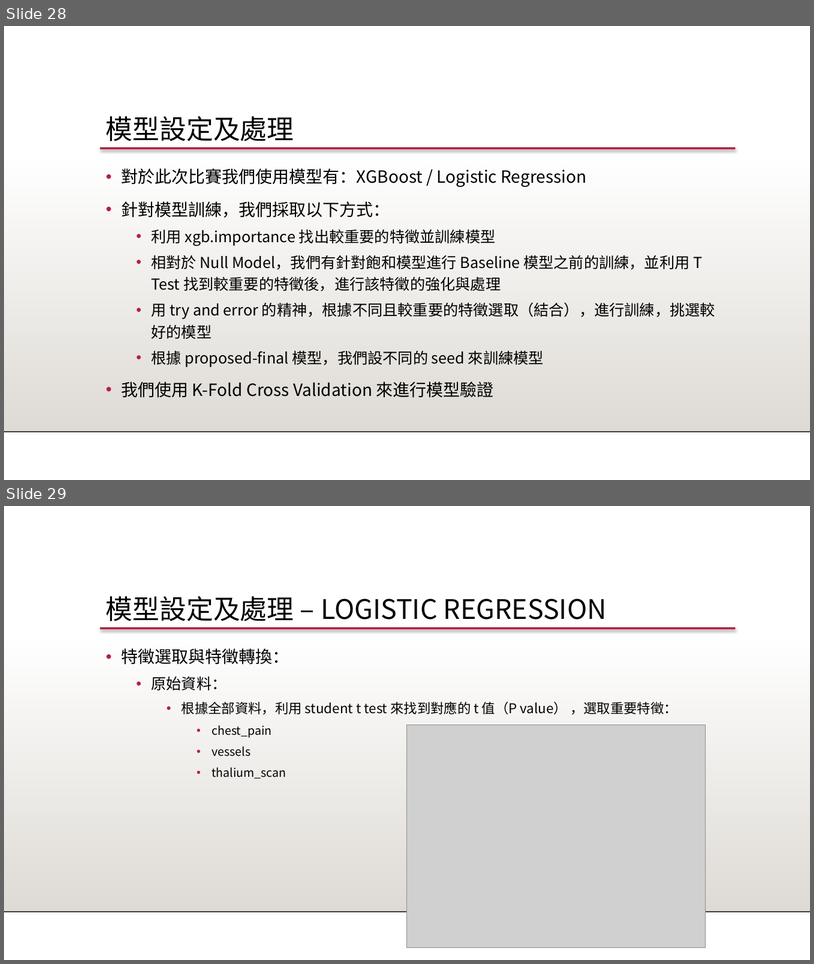
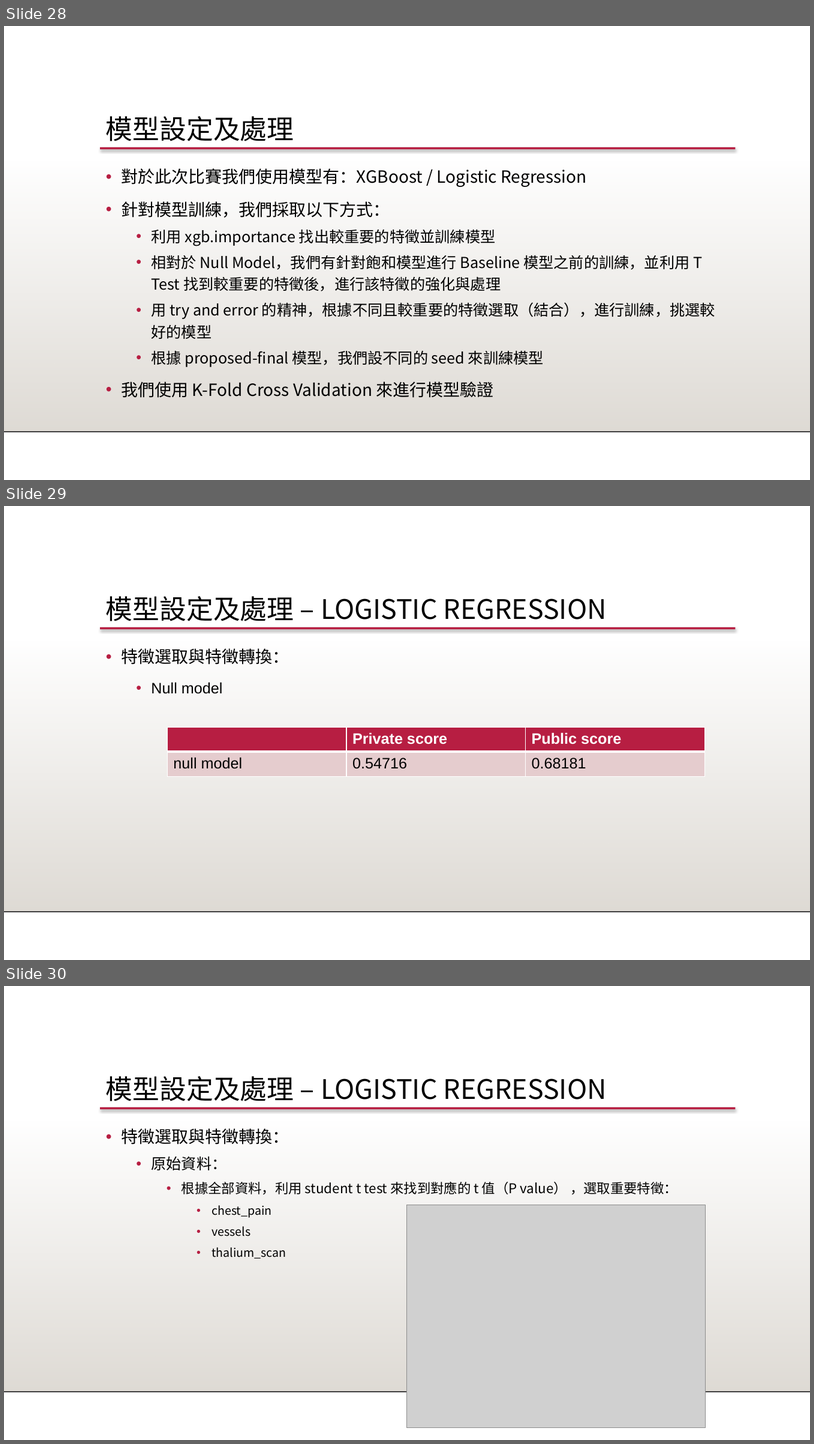
Before and after one commit to 1082-datascience/finalproject-finalproject-1082ds_group3, a slide deck: docs/1082_datascience_FP_3.pptx. Shown one above the other, each under a label of ours: slides 28 and 29 before the commit, slides 28, 29 and 30 after it. The pictures are 814x964 and 814x1444 pixels, drawn with LibreOffice and Linux fonts; fonts in the diff are those of the drawing; grey boxes stand for pictures; background and template pictures are left out. Boxes give left, top, right and bottom in pixels: in the first picture for what was removed or moved away, otherwise in the second. Text is boxed around its words. In the diff, an @@ line names an element or a change of style, - is before the commit and + after.

Commit message:
add null model

```diff
--- a/docs/1082_datascience_FP_3.pptx
+++ b/docs/1082_datascience_FP_3.pptx
@@ slide 29 added at (4, 506, 810, 960), background #FFFFFF; not listed: 3 template elements that a slide beside it also shows @@
@@ text added at (106, 596, 607, 621), 32 pt, text #000000 @@
+模型設定及處理 – LOGISTIC REGRESSION
@@ text added at (121, 648, 289, 694), 20 pt, text #000000 @@
+• 特徵選取與特徵轉換：
+  • Null model
@@ table added at (167, 727, 705, 777), 2 rows, 3 columns @@
+ | Private score | Public score
+null model | 0.54716 | 0.68181
@@ what was slide 29 is now slide 30 @@
```
